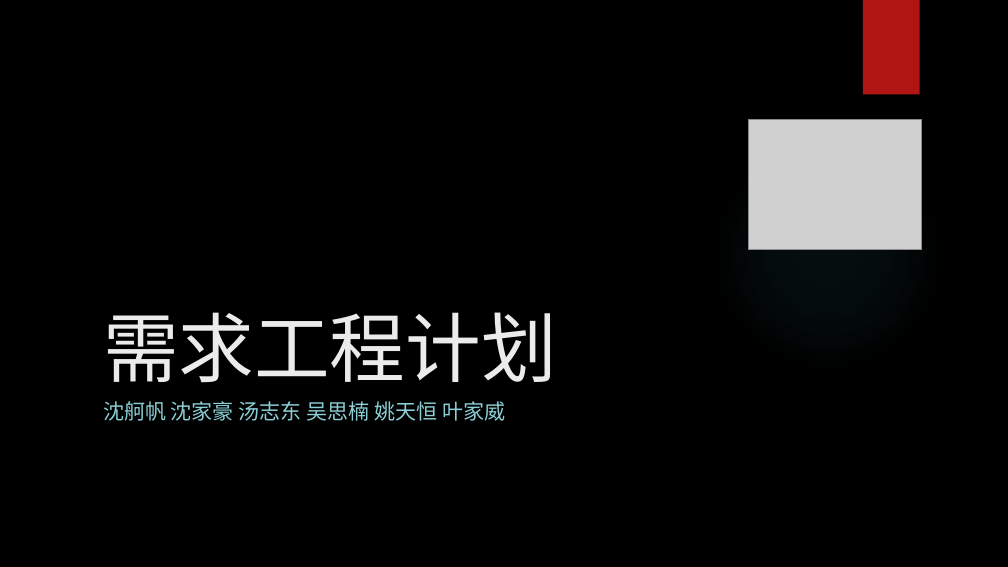
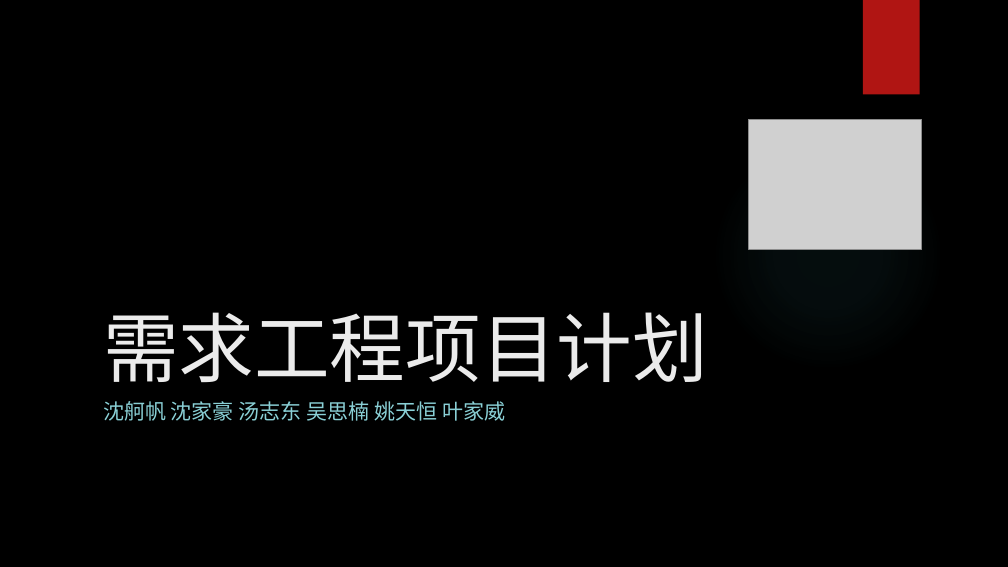
Before and after one commit to woncat/PRD2017, a slide deck: slide 1 of PRD-2017-G25-需求工程计划PPTV0.2.pptx. Drawn at 1008x567 pixels with LibreOffice and Linux fonts; fonts in the diff are those of the drawing; grey boxes stand for pictures; background and template pictures are left out. Boxes give left, top, right and bottom in pixels: in the first picture for what was removed or moved away, otherwise in the second. Text is boxed around its words. In the diff, an @@ line names an element or a change of style, - is before the commit and + after.

```diff
--- a/PRD-2017-G25-需求工程计划PPTV0.2.pptx
+++ b/PRD-2017-G25-需求工程计划PPTV0.2.pptx
@@ title at (x1=103, y1=312, x2=708, y2=383): text changed @@
-需求工程计划
+需求工程项目计划
```
Also in this commit, not shown: 5 other slides changed, 3 slides added, 1 slide removed, 12 other files.
